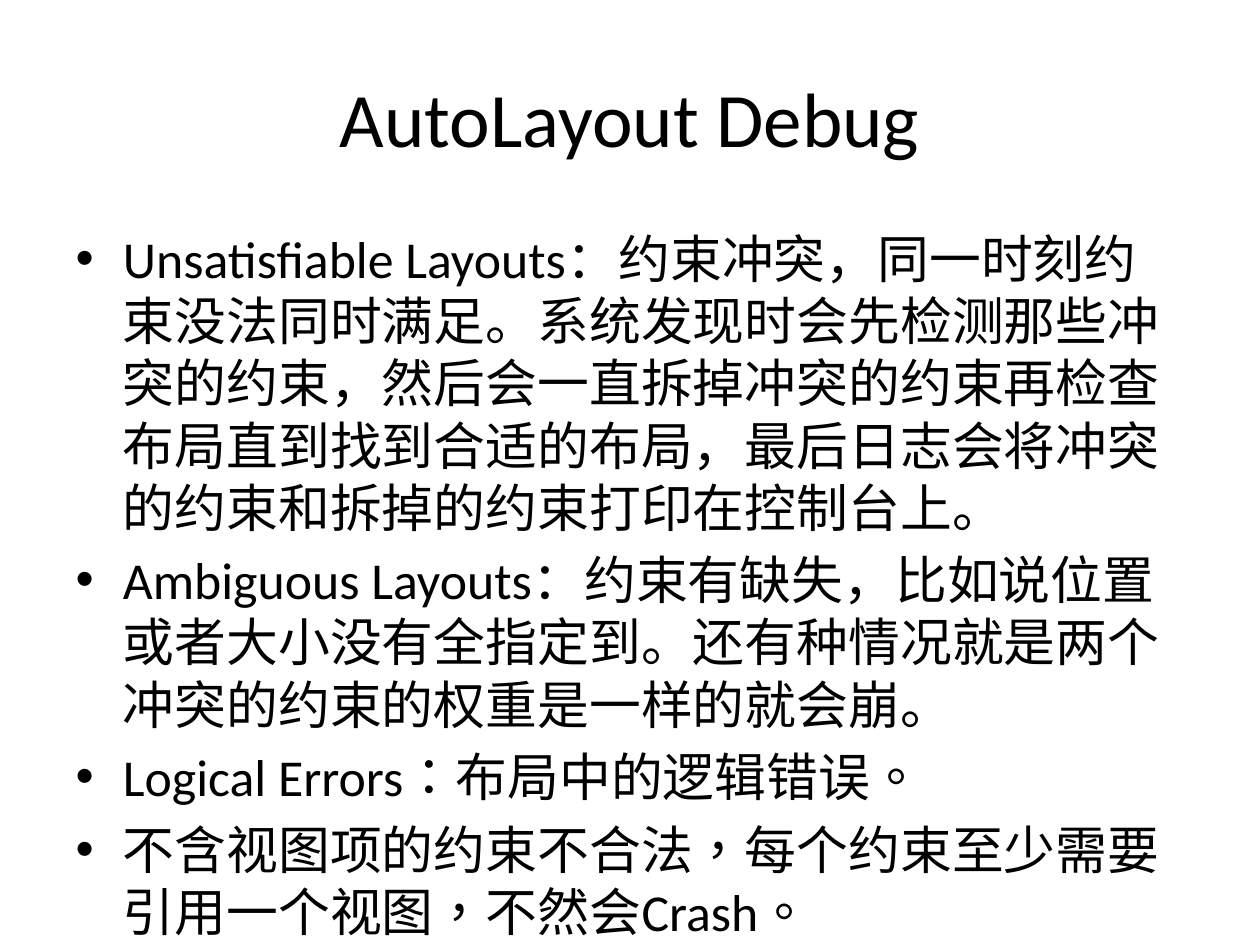
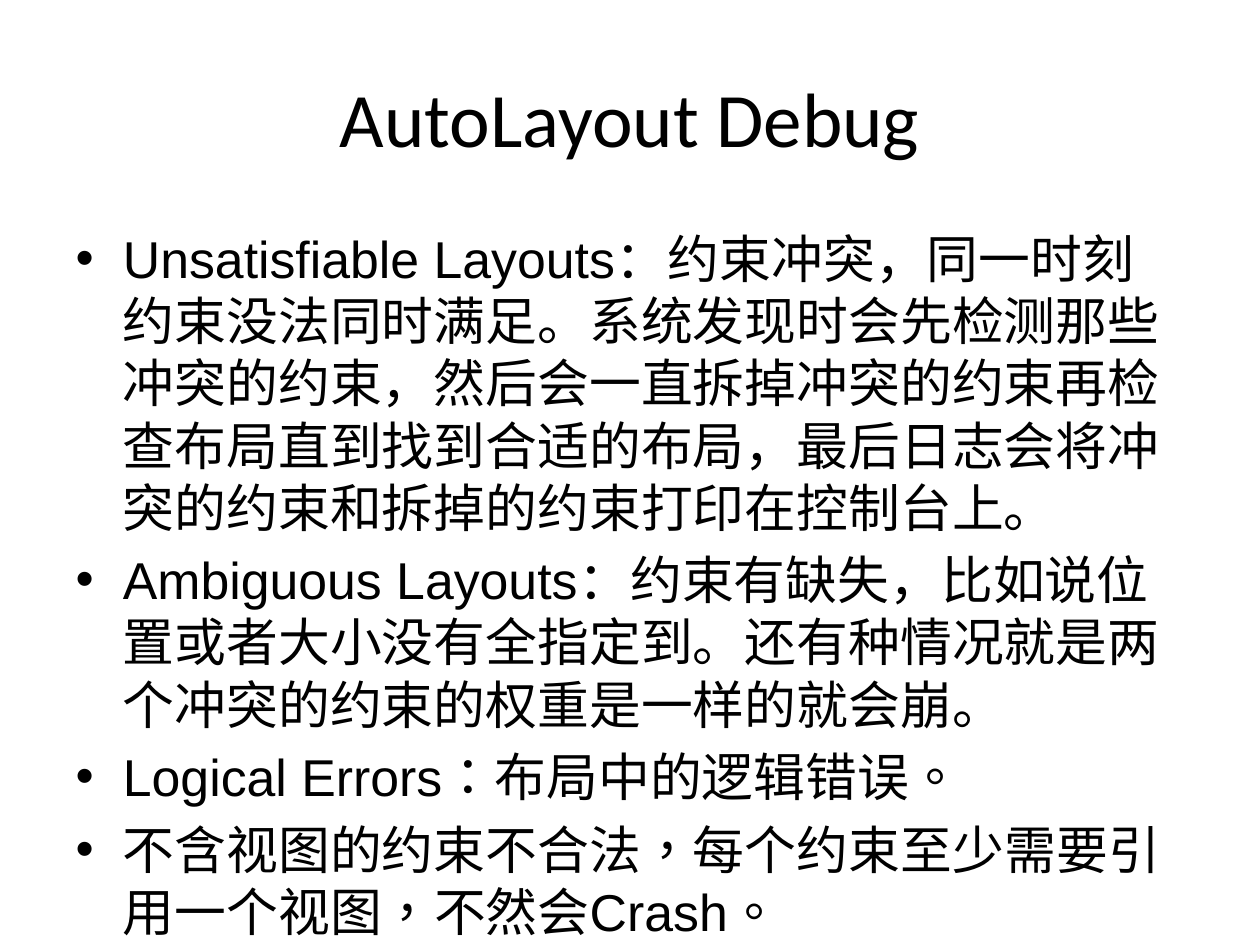
Before and after one commit to diaglamp/AutoLayoutDemo, a slide deck: slide 16 of AutoLayout.pptx. Drawn at 1260x945 pixels with LibreOffice and Linux fonts; fonts in the diff are those of the drawing. Boxes give left, top, right and bottom in pixels: in the first picture for what was removed or moved away, otherwise in the second. Text is boxed around its words. In the diff, an @@ line names an element or a change of style, - is before the commit and + after.

```diff
--- a/AutoLayout.pptx
+++ b/AutoLayout.pptx
@@ text at box(123, 237, 1159, 807): font Calibri to Arial in "Unsatisfiable Layouts：约束冲突，同一时刻约束没法同时满足。系统发现时会先检测那些冲突的约束，然后会 ...", "Ambiguous Layouts：约束有缺失，比如说位置或者大小没有全指定到。还有种情况就是两个冲突的约束的权重是一样 ...", "Logical Errors：布局中的逻辑错误。" @@
@@ text at box(123, 825, 1160, 874): text changed; font Calibri to Arial @@
-• 不含视图项的约束不合法，每个约束至少需要引用一个视图，不然会Crash。
+• 不含视图的约束不合法，每个约束至少需要引用一个视图，不然会Crash。
```
Also in this commit, not shown: 3 other slides changed, 2 slides added, 9 other files.
